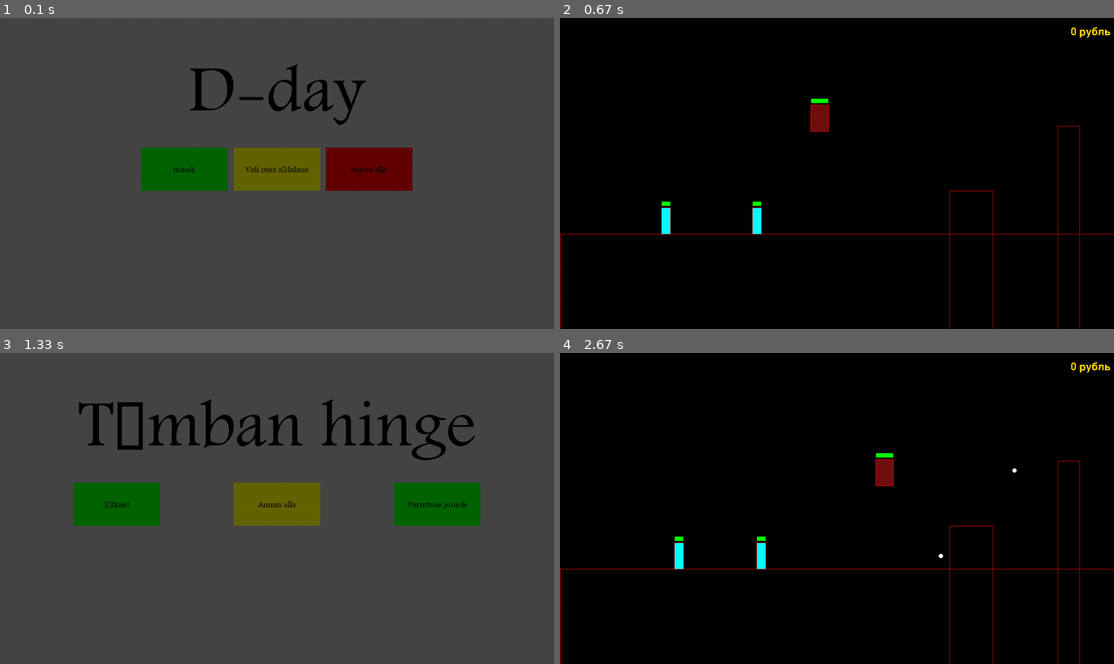
Above: before the commit, frames 1-4 (two rows, left to right).
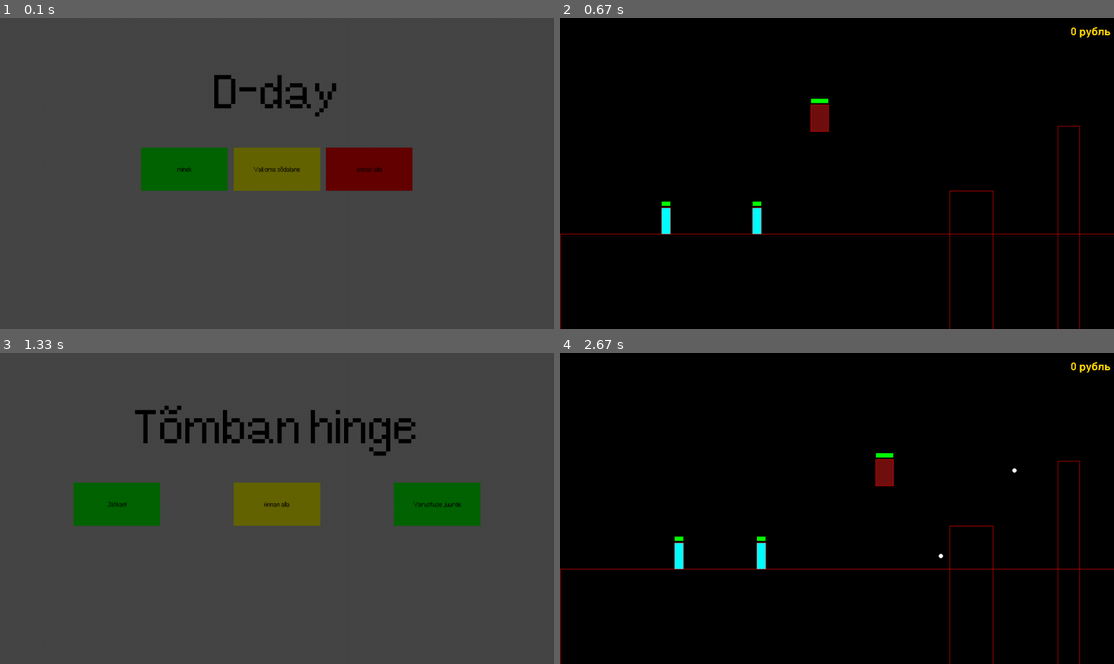
Above: after the commit, the same moments.

Repository: KarupoegPuhh/2020-projekt
Game: pygame game, started from MAIN.py
Same seed, same stepped clock (60 frames per second), same inputs: the game is played once before the commit and once after it.
Inputs (mouse positions are in pixels of both pictures, inside the frame that each line leads up to):
- Up to frame 1 (0.1 s): no input
- Up to frame 2 (0.67 s): click "minek" at 0.38 s
- Up to frame 3 (1.33 s): tap Space at 0.67, 1.07 s; hold P from 1 s (still down); hold D from 1 s (still down)
- Up to frame 4 (2.67 s): tap Space at 1.37, 1.9, 2.2, 2.4 s; release P at 1.47 s; release D at 1.47 s; press the mouse at (676, 505) at 1.53 s; move the mouse to (704, 536) at 1.63 s; release the mouse at (731, 570) at 1.77 s; hold D 1.83-2.3 s; move the mouse to (864, 415) at 1.87 s; hold W 2.33-2.63 s

The runs differ from the first frame. In frame 1, 1.7% of the frame differs, in the area x 31-70%, y 14-50%; in frame 2, nothing differs; in frame 3, 3.9%, in the area x 14-86%, y 14-51%; in frame 4, nothing differs.

Commit message:
heli folder, veel helisid

Diff:
--- a/-lisad.py
+++ b/-lisad.py
@@ -1,64 +1,6 @@
- #TEGELANE SAAB PIHTA
-    #läheb main_loopi, kui vastane läheb sulle pihta saad knockback ja kaotad elud
-        if Tom.hitbox[1] < paha.hitbox[1] + paha.hitbox[3] and Tom.hitbox[1] + Tom.hitbox[3] > paha.hitbox[1] and paha.elus == True:
-            if Tom.hitbox[0] < paha.hitbox[0] + paha.hitbox[2] and Tom.hitbox[0] + Tom.hitbox[2] > paha.hitbox[0]:
-                Tom.hit()
-def põrkub(s,p=Tom):
-    #kui vastane (s) läheb sulle (Tom) pihta saad knockback ja kaotad elud
-        if Tom.hitbox[1] < s.hitbox[1] + s.hitbox[3] and Tom.hitbox[1] + Tom.hitbox[3] > s.hitbox[1] and s.elus:
-            if Tom.hitbox[0] < s.hitbox[0] + s.hitbox[2] and Tom.hitbox[0] + Tom.hitbox[2] > s.hitbox[0]:
-                Tom.hit()
-                if s.x + s.laius/2 < Tom.x + Tom.laius/2:
-                    Tom.kb = 1
-                else:
-                    Tom.kb = 1
+import os
+dirr = os.path.dirname(os.path.abspath(__file__))
 
-# läheb class Player alla
-def hit(self):
-            if self.health > 1:
-                self.health -= 1
-                self.x -= 20
-            else:
-                self.elus = False
-                surm()
+helid = os.path.join(dirr, "\helid")
 
- # Player muutujad
-            self.health = 10
-            self.max_health = 10
-            self.elus = True
-
-
-#uus player def draw(self).   healtbari jaoks
-
-def draw(self, aken):
-
-            pygame.draw.rect(aken, (255,0,0),(self.x, self.y-15, self.laius, 10))
-            pygame.draw.rect(aken, (0,255,0),(self.x, self.y-15, self.health * (self.laius / self.max_health) , 10))
-            self.hitbox = (self.x-1, self.y-1, self.laius+2, self.pikkus+2)
-            pg.draw.rect(aken, (255,0,0), self.hitbox, 1)
-            pg.draw.rect(aken, self.värv, (self.x, self.y, self.laius, self.pikkus))
-
-
-
-#algusesse, kus defineerime funktsioone, (kui tegelane saab surma) kutsutakse välja player.hit() sees
-def surm():
-        surm = True
-        while surm:
-            for event in pygame.event.get():
-                if event.type == pygame.QUIT:
-                    pygame.quit()
-                    quit()
-            aken.fill((70,70,70))
-
-            #Teksdi suurused
-            largeText = pygame.font.Font("freesansbold.ttf", 70)
-            smallText = pygame.font.Font("freesansbold.ttf", 20)
-
-            TextSurf, TextRect = text_objects("Sa hukkusid oma rännakul...", largeText)
-            TextRect.center = ((laius // 2), (170))
-            aken.blit(TextSurf, TextRect)
-
-            nupp("Annan alla", 400, 375, 200, 100, (100,0,0), (255,0,0), quit)
-            nupp("Proovin uuesti", 400, 250, 200, 100, (0,100,0), (0,255,0), main_loop)
-
-            pygame.display.update()
+print(helid+"\mp3")
--- a/MAIN.py
+++ b/MAIN.py
@@ -2,6 +2,14 @@
 import sys
 from random import randint
 from random import choice
+import os
+
+dirr = os.path.dirname(os.path.abspath(__file__))
+#print(dirr)
+global helidir
+helidir = dirr+"\helid"
+print(helidir)
+
 pg.init()
 
 
@@ -10,6 +18,11 @@
 aken = pg.display.set_mode((laius, kõrgus))
 pg.display.set_caption('D-day')
 pg.display.flip()
+
+global nupp_hover
+nupp_hover = pg.mixer.Sound(helidir+"\click_h.wav")
+global nupp_klikk
+nupp_klikk = pg.mixer.Sound(helidir+"\click.wav")
 
 def text_objects(text, font):
     textSurface = font.render(text, True, (0,0,0))
@@ -41,11 +54,11 @@
 
         #Teksdi suurused
         global largeText
-        largeText = pg.font.Font("2.ttf", 155)
+        largeText = pg.font.Font("Pixel.ttf", 155)
         global mediumText
-        mediumText = pg.font.Font("2.ttf", 70)
+        mediumText = pg.font.Font("Pixel.ttf", 70)
         global smallText
-        smallText = pg.font.Font("2.ttf", 20)
+        smallText = pg.font.Font("Pixel.ttf", 20)
 
         TextSurf, TextRect = text_objects("D-day", largeText)
         TextRect.center = ((laius // 2), (170))
@@ -62,10 +75,13 @@
             if x + laius > mouse[0] > x and y + kõrgus > mouse[1] > y:
                 pg.draw.rect(aken, värv_tuhm, (x, y, laius, kõrgus))
                 pg.draw.rect(aken, värv_hele, (x-5, y-5, laius, kõrgus))
+                nupp_hover.play()
                 if click[0] == 1 and action != None:
+                    nupp_klikk.play()
                     action()
             else:
                 pg.draw.rect(aken, värv_tuhm, (x, y, laius, kõrgus))
+
             textSurf, textRect = text_objects(text, smallText)
             textRect.center = ((x+x+laius)//2, (y+y+kõrgus)//2)
             aken.blit(textSurf, textRect)
@@ -173,7 +189,6 @@
             raha = veneText.render(str(self.raha)+" рубль", False, (255,215,0))
             aken.blit(raha, (laius-100, 20))
 
-
     class Kuul:
         def __init__(self, x, y, suund):
             self.x = x
@@ -266,7 +281,6 @@
                 self.instances.remove(self)
                 pahad.pop(0)
 
-
     class põrand:
         instances = []
 
@@ -282,7 +296,6 @@
             #seinad
             pg.draw.line(aken, (255, 0, 0), (self.x1,self.y),(self.x1,kõrgus))
             pg.draw.line(aken, (255, 0, 0), (self.x2,self.y),(self.x2,kõrgus))
-
 
     class Relvad:
         instance = None
@@ -298,15 +311,13 @@
             Relvad.instance = self
 
 
-
-
     def unpause():
         global pause
         global start
         pause = False
         pos = pg.mixer.music.get_pos()
         pg.mixer.music.stop()
-        pg.mixer.music.load("game.mp3")
+        pg.mixer.music.load(helidir+"\game.mp3")
         start = start + pos/1000.0
         pg.mixer.music.play(-1, start)
 
@@ -516,6 +527,8 @@
         hernepüss = Relvad(1, 5, 3, (0,255,0), 20, 0)
         kartulikahur = Relvad(10, 30, 10, (161,127,27), 10, 0)
         railgun = Relvad(0.2, 0, 20, (4,217,255),10 , 0)
+        #Et mängjal oleks alguses relv
+        ling.equip()
 
         #vars
         kuulid = []
@@ -532,29 +545,27 @@
         global eelmine_mk
         eelmine_mk = 500
 
-    #sound cars, hiljem eraldi class vms
+    #sound vars, hiljem eraldi class vms
     if True:
-        pg.mixer.music.load("game.mp3")
+        pg.mixer.music.load(helidir+"\game.mp3")
         pg.mixer.music.play(-1)
         pos = 0
         global start
         start = 0
 
-        vastane_valu = pg.mixer.Sound("Zhurt.mp3")
-        vastane_valu2 = pg.mixer.Sound("Zhurt1.mp3")
-        vastane_surm = pg.mixer.Sound("Zdeath.mp3")
-        valu = pg.mixer.Sound("hurt.mp3")
-        psurm = pg.mixer.Sound("death.mp3")
-        shoot = pg.mixer.Sound("shoot.mp3")
-        whit = pg.mixer.Sound("hit.mp3")
-        hop = pg.mixer.Sound("hop.mp3")
-        hop2 = pg.mixer.Sound("hop1.mp3")
+        vastane_valu = pg.mixer.Sound(helidir+"\Zhurt.mp3")
+        vastane_valu2 = pg.mixer.Sound(helidir+"\Zhurt1.mp3")
+        vastane_surm = pg.mixer.Sound(helidir+"\Zdeath.mp3")
+        valu = pg.mixer.Sound(helidir+"\hurt.mp3")
+        psurm = pg.mixer.Sound(helidir+"\death.mp3")
+        shoot = pg.mixer.Sound(helidir+"\shoot.mp3")
+        whit = pg.mixer.Sound(helidir+"\hit.mp3")
+        hop = pg.mixer.Sound(helidir+"\hop.mp3")
+        hop2 = pg.mixer.Sound(helidir+"\hop1.mp3")
         pg.mixer.Sound.set_volume(shoot,0.4)
         pg.mixer.Sound.set_volume(whit,0.4)
-        #pg.mixer.Sound.set_volume(hop,2)
-        #pg.mixer.Sound.set_volume(hop2,2)
-        #Et mängjal oleks alguses relv
-        ling.equip()
+        raha_pickup = pg.mixer.Sound(helidir+"\gold_pickup.mp3")
+        raha_drop = pg.mixer.Sound(helidir+"\gold_drop.mp3")
 
     while running:
 
@@ -691,9 +702,11 @@
         #RAHA
         for ir in raha.instances:
             if ir.kukkumas:
+                raha_drop.play()
                 ir.kukub()
             if Tom.x+Tom.laius >= ir.x and Tom.x <= ir.x:
                 ir.instances.remove(ir)
+                raha_pickup.play()
                 raha.raha_maas -= 1
                 Tom.raha += 1
 
@@ -702,7 +715,7 @@
             pause = True
             pos = pg.mixer.music.get_pos()
             pg.mixer.music.stop()
-            pg.mixer.music.load("game_filt.mp3")
+            pg.mixer.music.load(helidir+"\game_filt.mp3")
             start = start + pos/1000.0
             pg.mixer.music.play(-1, start)
             paused()
Binary file added: Pixel.ttf
Not shown, added: helid/Zdeath.mp3
Not shown, added: helid/Zhurt.mp3
Not shown, added: helid/Zhurt1.mp3
Not shown, added: helid/click.wav
Not shown, added: helid/click_h.wav
Not shown, added: helid/death.mp3
Not shown, added: helid/game.mp3
Not shown, added: helid/game_filt.mp3
Not shown, added: helid/gold_drop.mp3
Not shown, added: helid/gold_pickup.mp3
Not shown, added: helid/hit.mp3
(and 4 more such lines)
